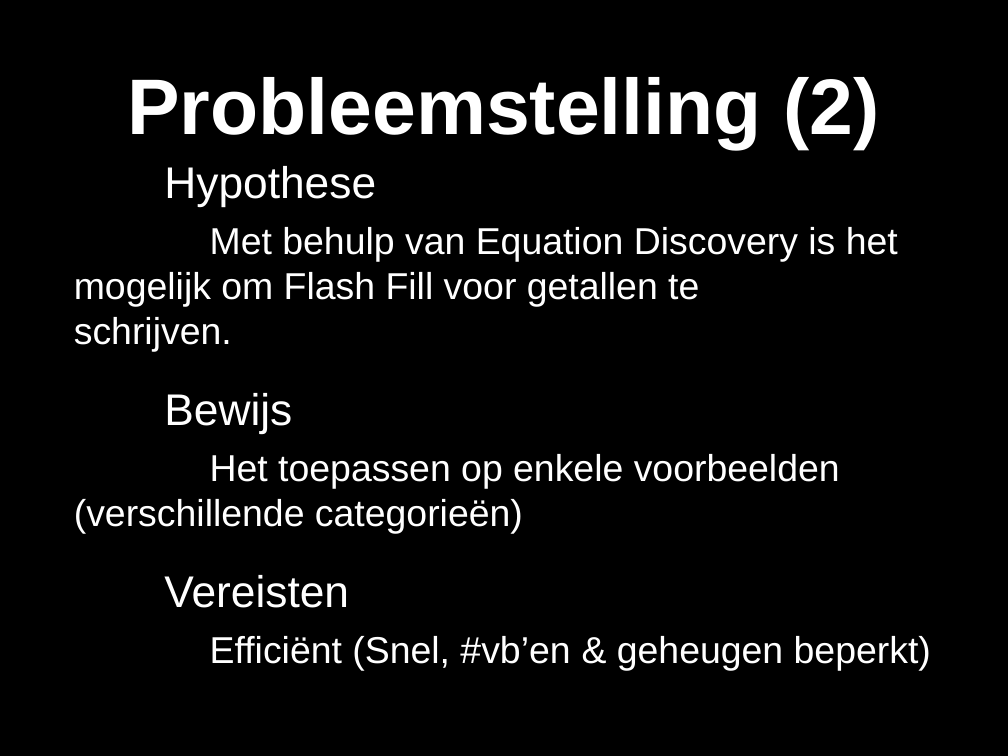
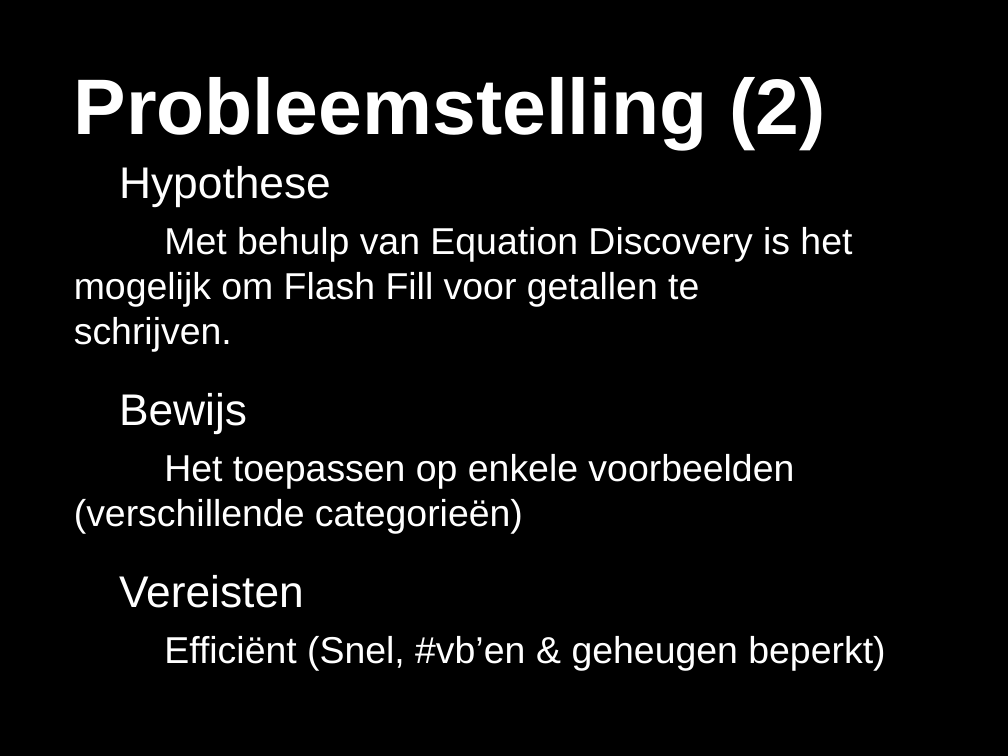
Before and after one commit to TomDeGroote/Bachelorproef, a slide deck: slide 3 of Probleemstelling/Presentatie/ProbleemstellingV3.pptx. Drawn at 1008x756 pixels with LibreOffice and Linux fonts; fonts in the diff are those of the drawing. Boxes give left, top, right and bottom in pixels: in the first picture for what was removed or moved away, otherwise in the second. Text is boxed around its words. In the diff, an @@ line names an element or a change of style, - is before the commit and + after.

```diff
--- a/Probleemstelling/Presentatie/ProbleemstellingV3.pptx
+++ b/Probleemstelling/Presentatie/ProbleemstellingV3.pptx
@@ title "Probleemstelling (2)" at (74, 77, 825, 150): alignment centre to left @@
@@ text "Hypothese" rewrapped from (74, 166, 931, 671) to (74, 166, 885, 671) @@
```
Also in this commit, not shown: 2 other slides changed.
